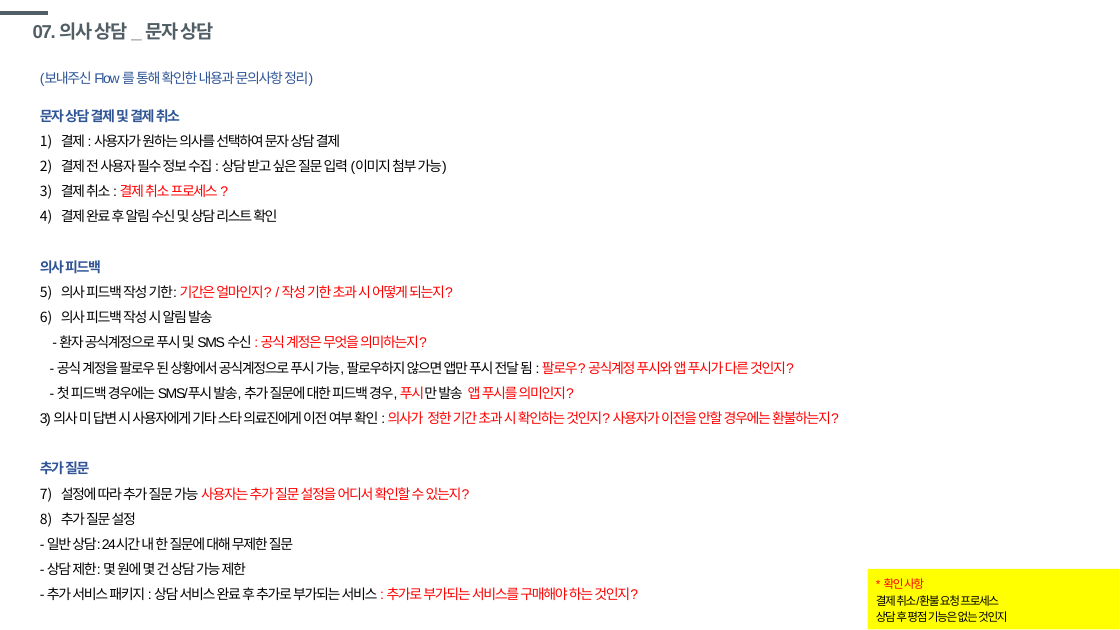
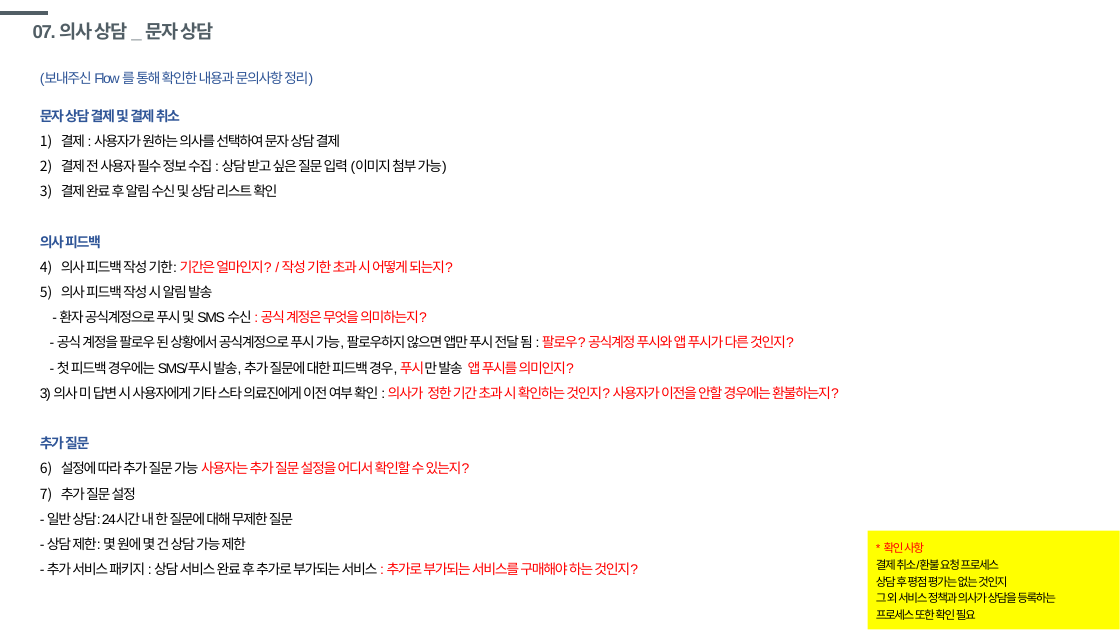
Before and after one commit to windsoccer/H160, a slide deck: slide 28 of 01 기획/SF_[건강160]당뇨_20191002.pptx (slide 29 before the commit). Drawn at 1120x630 pixels with LibreOffice and Linux fonts; fonts in the diff are those of the drawing. Boxes give left, top, right and bottom in pixels: in the first picture for what was removed or moved away, otherwise in the second. Text is boxed around its words. In the diff, an @@ line names an element or a change of style, - is before the commit and + after.

Commit message:
의사 상담>문자, 전화, 화상 상담 flow 추가

```diff
--- a/01 기획/SF_[건강160]당뇨_20191002.pptx
+++ b/01 기획/SF_[건강160]당뇨_20191002.pptx
@@ text at [61,184,218,197]: paragraph removed @@
-3) 결제 취소 : 결제 취소 프로세스 ?
@@ rectangle "* 확인 사항": place and size @@
-rectangle "* 확인 사항" at [868,569,1120,629]
+rectangle "* 확인 사항" at [868,531,1120,630]
@@ text in rectangle at [876,576,1056,620]: text changed @@
-상담 후 평점 기능은 없는 것인지
+상담 후 평점 평가는 없는 것인지
+그 외 서비스 정책과 의사가 상담을 등록하는
+프로세스 또한 확인 필요
```
Also in this commit, not shown: 10 other slides changed, 2 slides removed.
